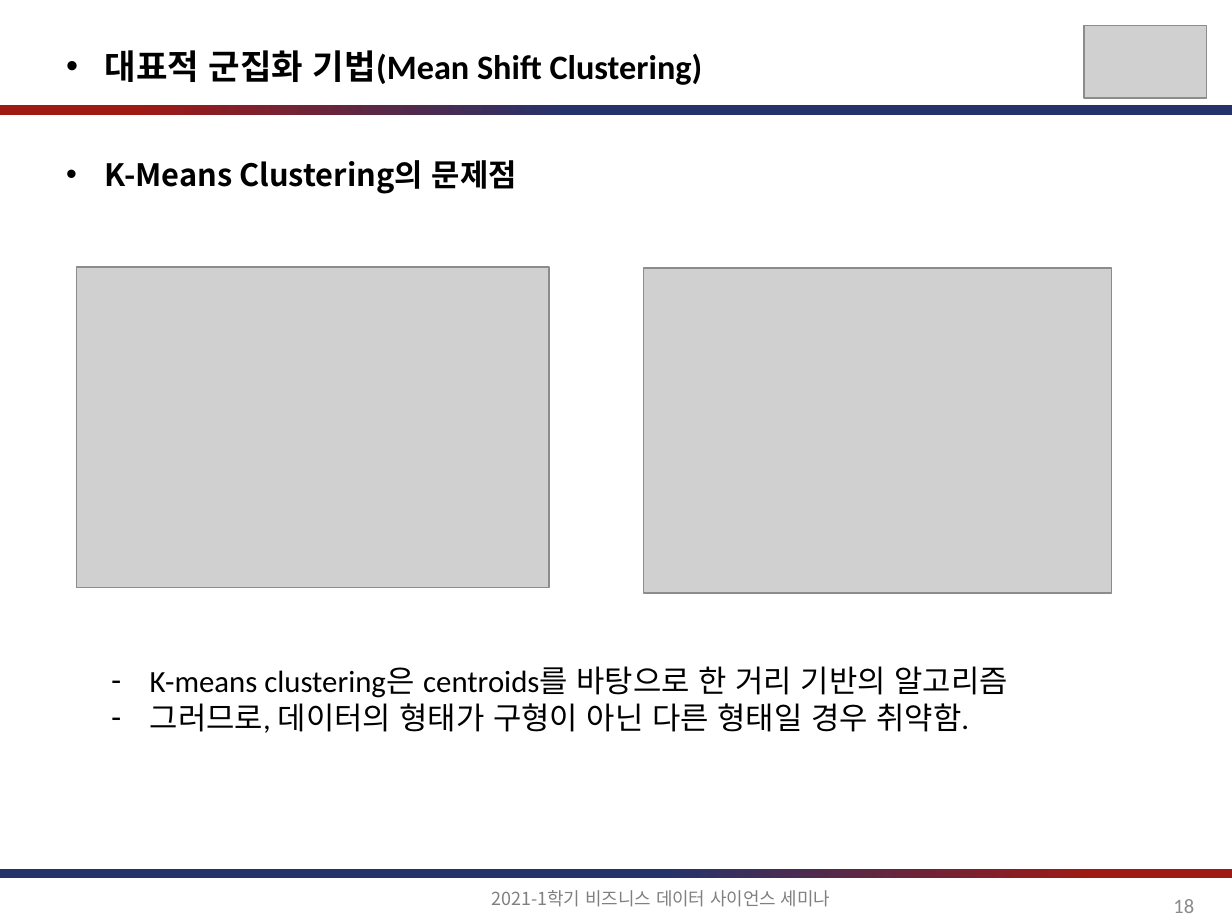
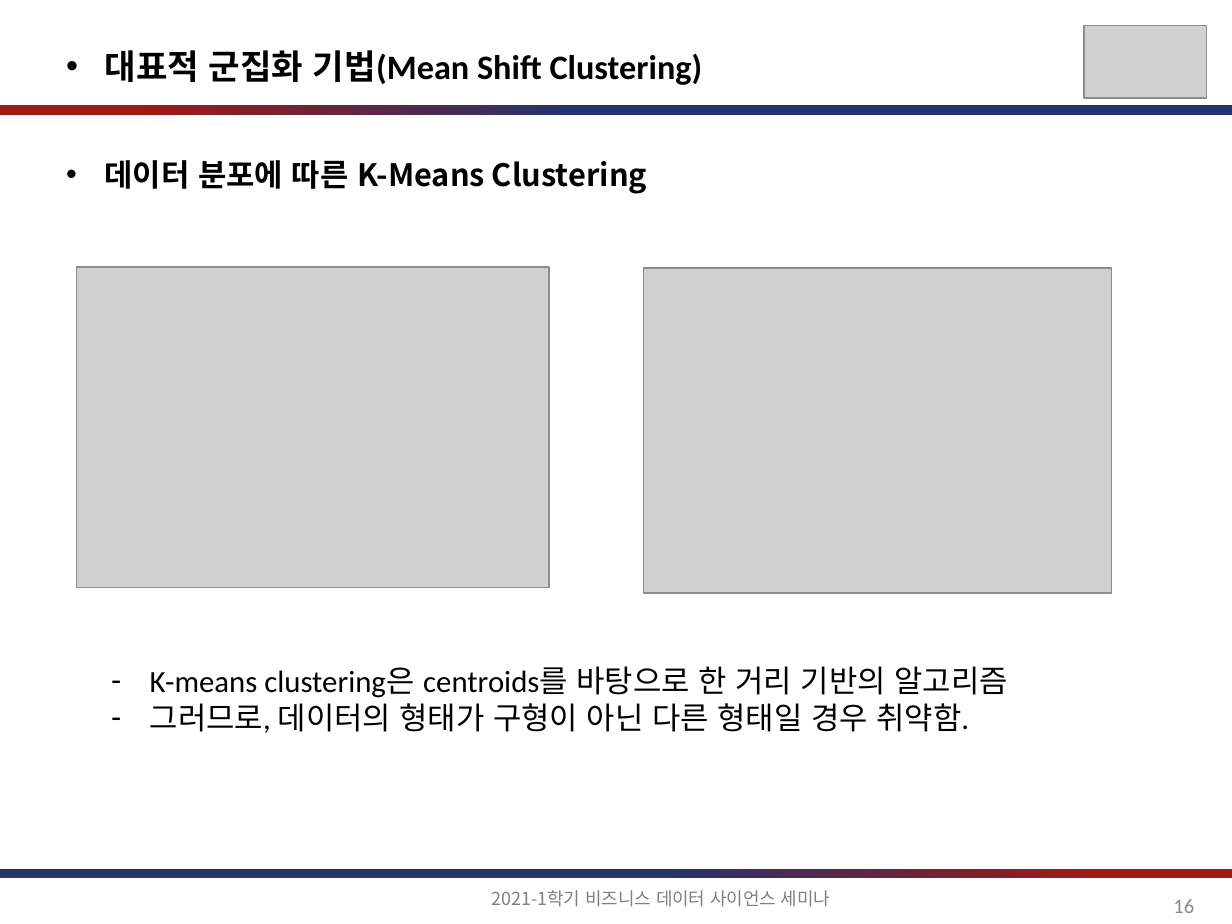
Before and after one commit to jihoahn9303/Seminar_For_Business_DS, a slide deck: slide 16 of document/비즈니스를_위한_데이터과학_6장.pptx (slide 18 before the commit). Drawn at 1232x924 pixels with LibreOffice and Linux fonts; fonts in the diff are those of the drawing; grey boxes stand for pictures. Boxes give left, top, right and bottom in pixels: in the first picture for what was removed or moved away, otherwise in the second. Text is boxed around its words. In the diff, an @@ line names an element or a change of style, - is before the commit and + after.

```diff
--- a/document/비즈니스를_위한_데이터과학_6장.pptx
+++ b/document/비즈니스를_위한_데이터과학_6장.pptx
@@ text at [105, 160, 647, 194]: text changed @@
-• K-Means Clustering의 문제점
+• 데이터 분포에 따른 K-Means Clustering
@@ page number at [1173, 899, 1194, 913]: text changed @@
-18
+16
```
Also in this commit, not shown: 20 other slides changed, 4 slides added, 1 slide removed.
